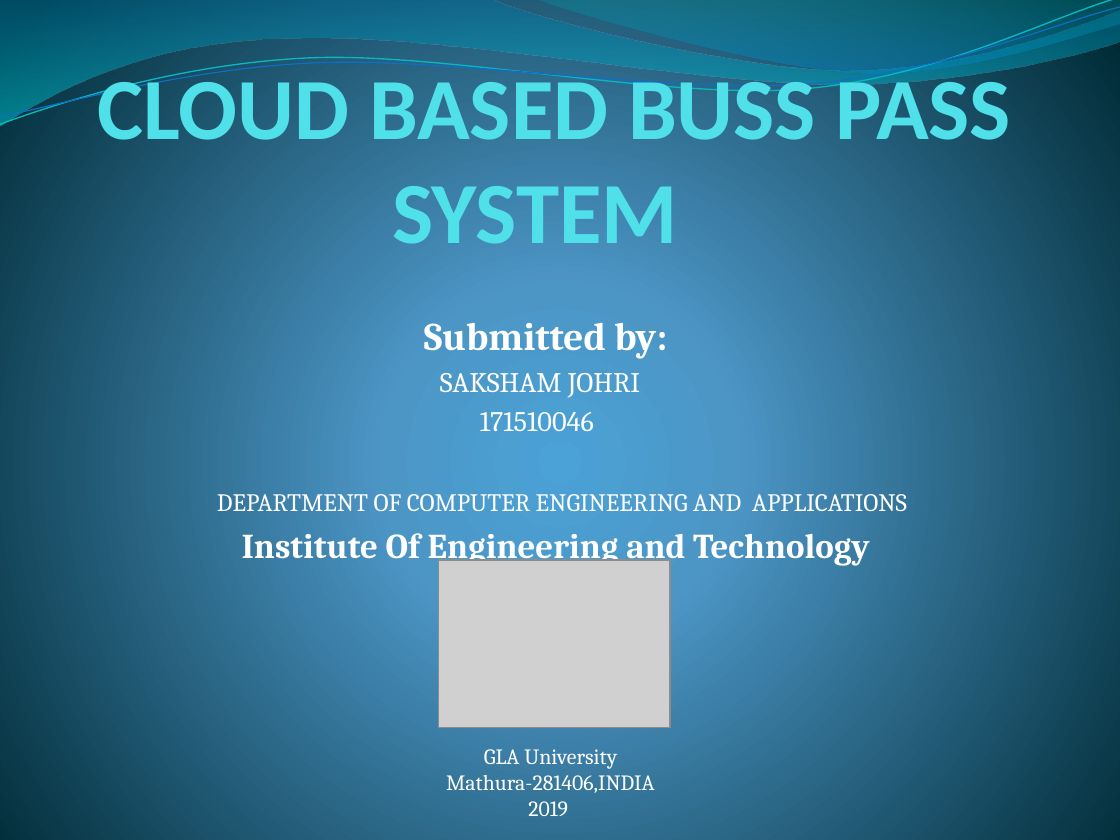
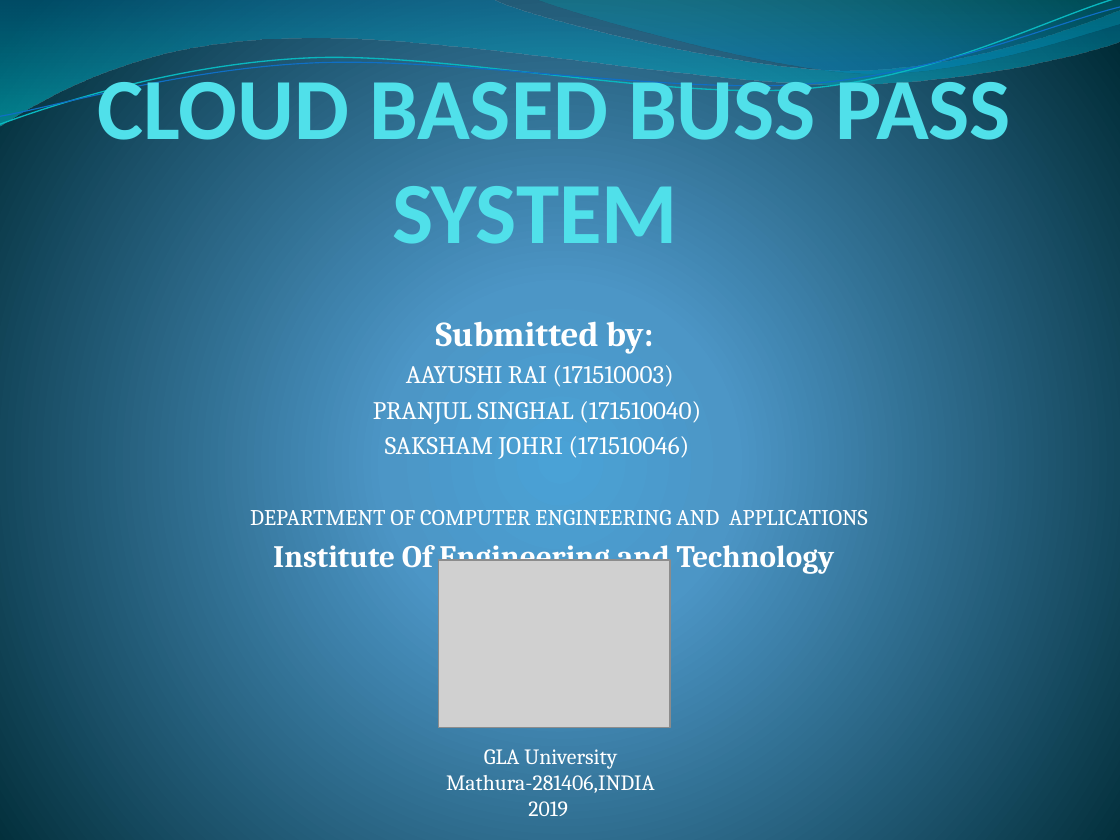
Before and after one commit to aayushi20221/Cloud-Based-Buss-Pass-System, a slide deck: slide 1 of ppt.pptx. Drawn at 1120x840 pixels with LibreOffice and Linux fonts; fonts in the diff are those of the drawing; grey boxes stand for pictures. Boxes give left, top, right and bottom in pixels: in the first picture for what was removed or moved away, otherwise in the second. Text is boxed around its words. In the diff, an @@ line names an element or a change of style, - is before the commit and + after.

```diff
--- a/ppt.pptx
+++ b/ppt.pptx
@@ subtitle at [250,321,868,574]: size 25.2 to 22.5 pt in "Submitted by:"; size 16.1 to 14.4 pt in "DEPARTMENT OF COMPUTER ENGINEERING AND APPLICATIONS"; size 22.4 to 20 pt in "Institute Of Engineering and Technology" @@
@@ subtitle at [373,365,701,459]: text changed; size 18.2 to 16.2 pt @@
-SAKSHAM JOHRI
-171510046
+AAYUSHI RAI (171510003)
+PRANJUL SINGHAL (171510040)
+SAKSHAM JOHRI (171510046)
```
